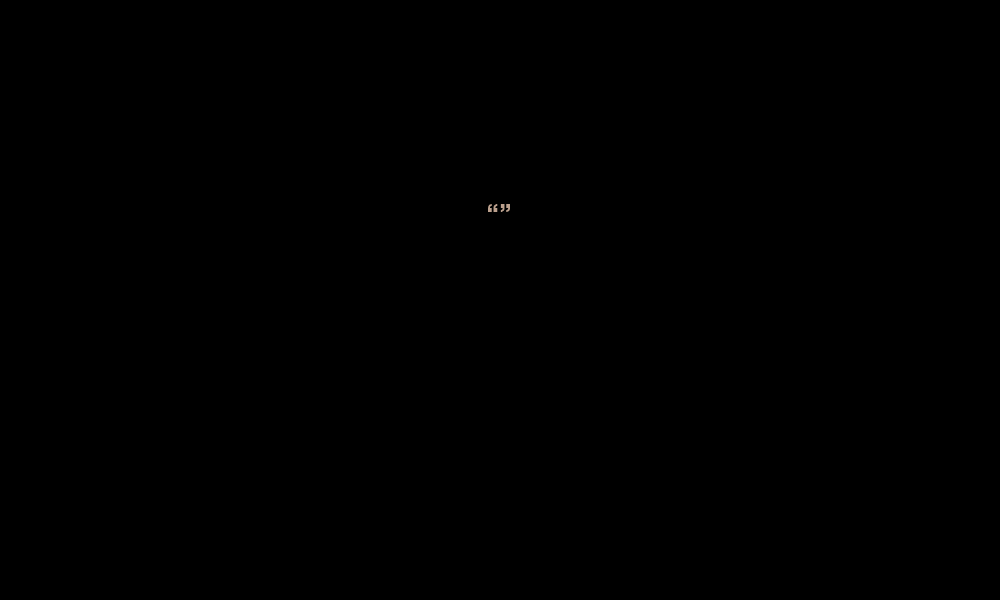
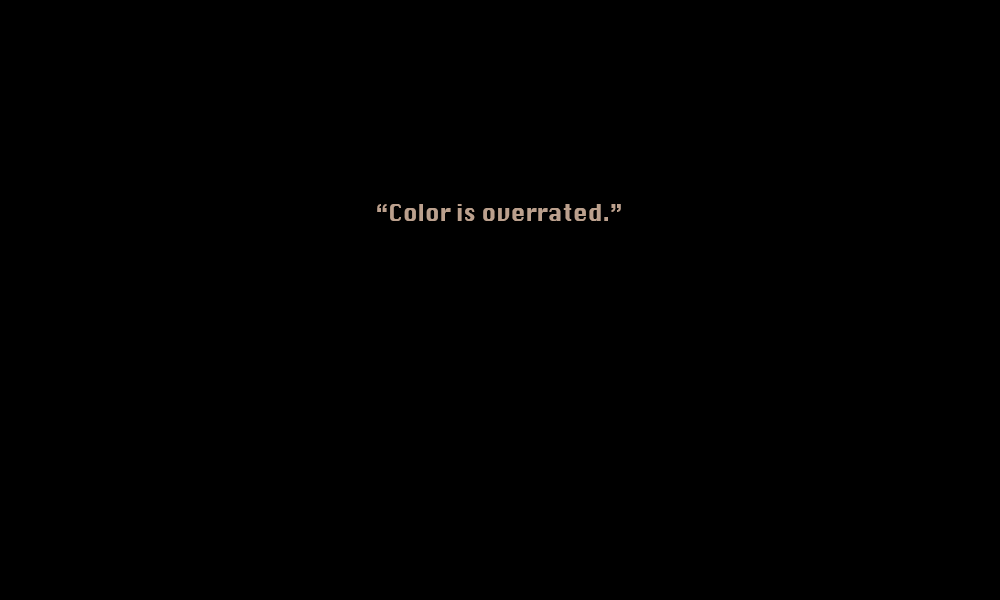
Layers edited between the first and the second 1000×600 image:
renamed "“”" to "“Color is overrated.”", painted on it over left=377, top=204, right=621, bottom=221
